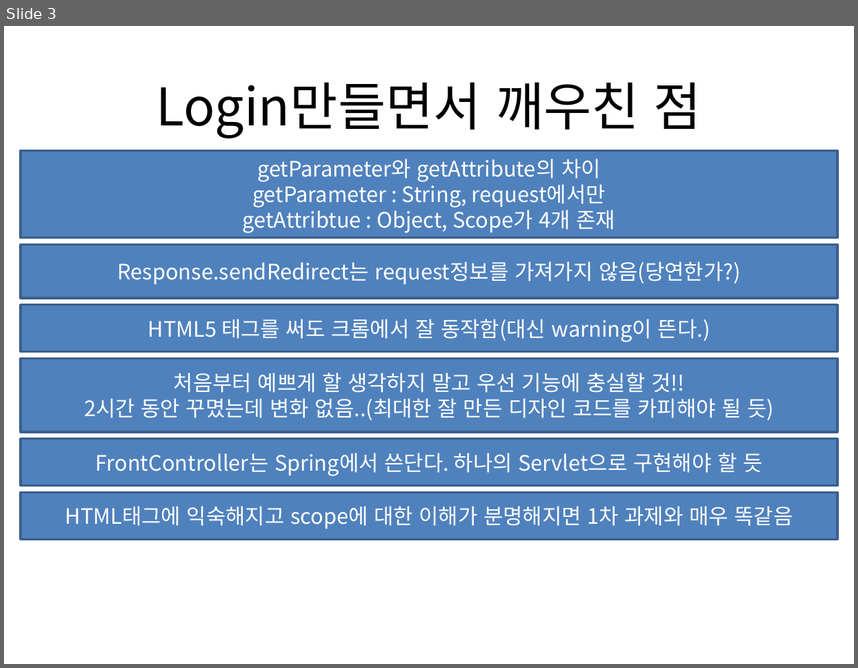
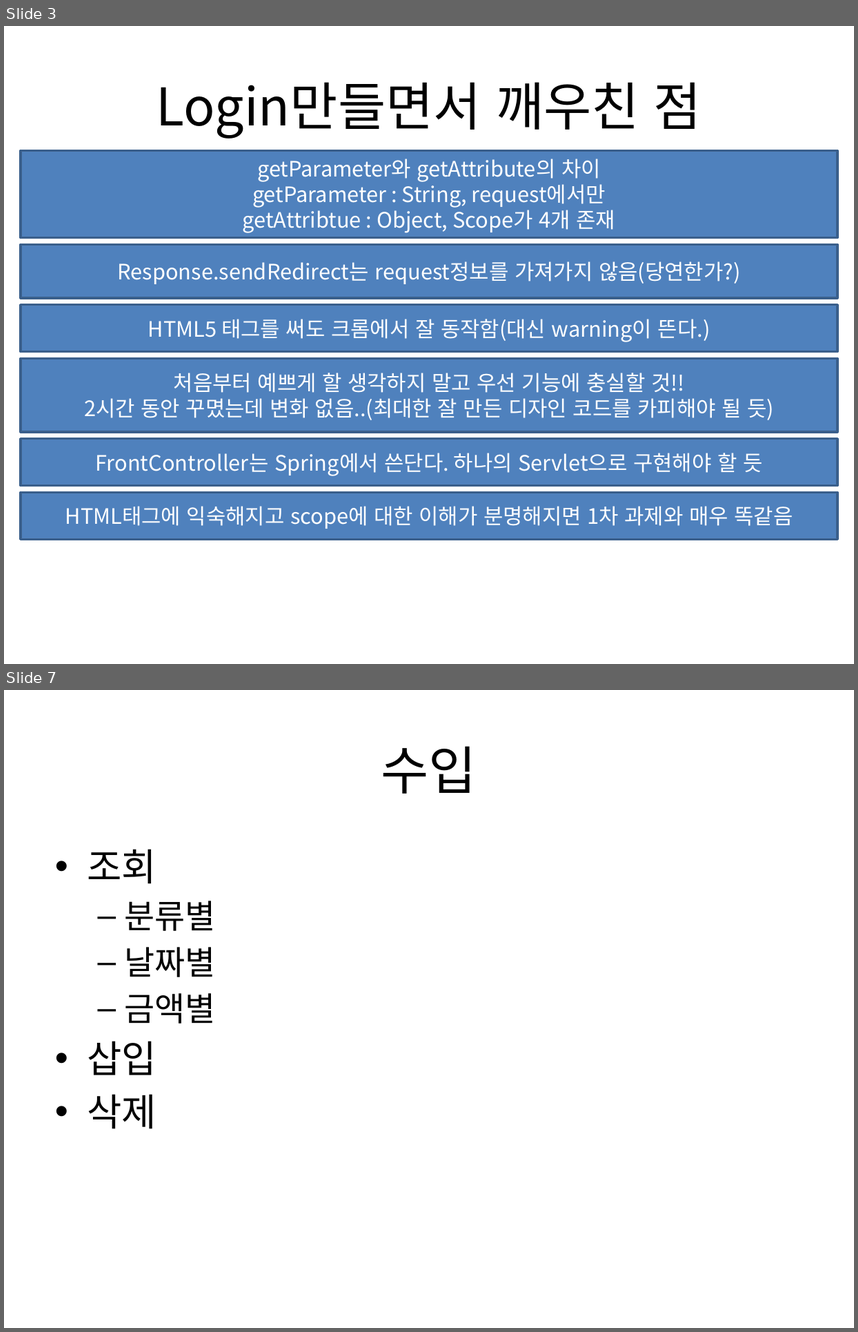
Before and after one commit to seojinkim/SecondProject, a slide deck: SecondProject/SecondProject.pptx. Shown one above the other, each under a label of ours: slide 3 before the commit, slides 3 and 7 after it; the slides between them are not shown. The pictures are 858x668 and 858x1332 pixels, drawn with LibreOffice and Linux fonts; fonts in the diff are those of the drawing. Boxes give left, top, right and bottom in pixels: in the first picture for what was removed or moved away, otherwise in the second. Text is boxed around its words. In the diff, an @@ line names an element or a change of style, - is before the commit and + after.

```diff
--- a/SecondProject/SecondProject.pptx
+++ b/SecondProject/SecondProject.pptx
@@ slide 7 added at (4, 690, 854, 1328), background #FFFFFF @@
@@ title added at (381, 746, 477, 793), 44 pt, text #000000 @@
+수입
@@ text added at (87, 849, 215, 1129), 28 pt, text #000000 @@
+• 조회
+  – 분류별
+  – 날짜별
+  – 금액별
+• 삽입
+• 삭제
```
Also in this commit, not shown: 1 slide changed, 11 other slides added, 45 other files.
